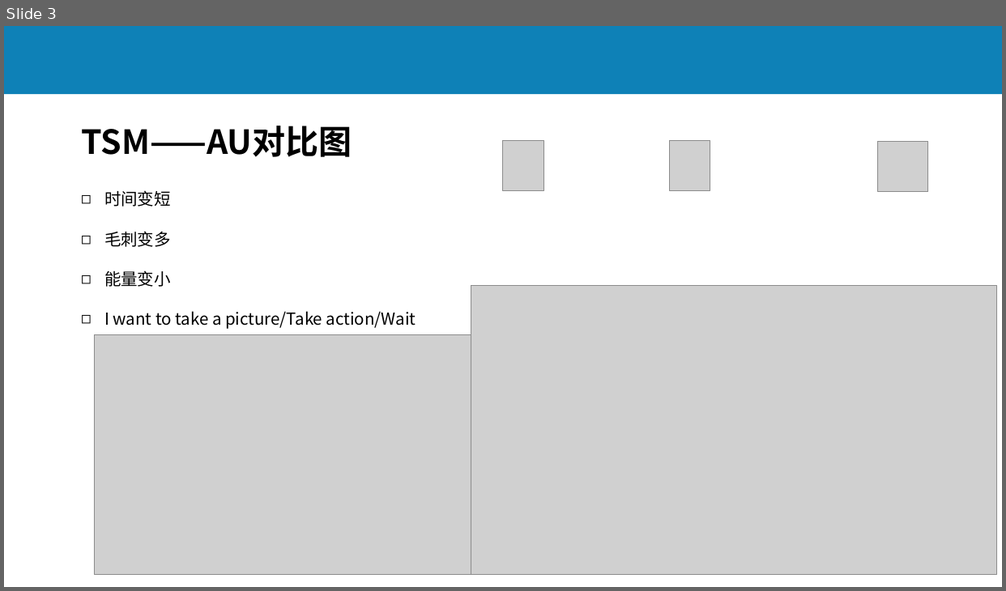
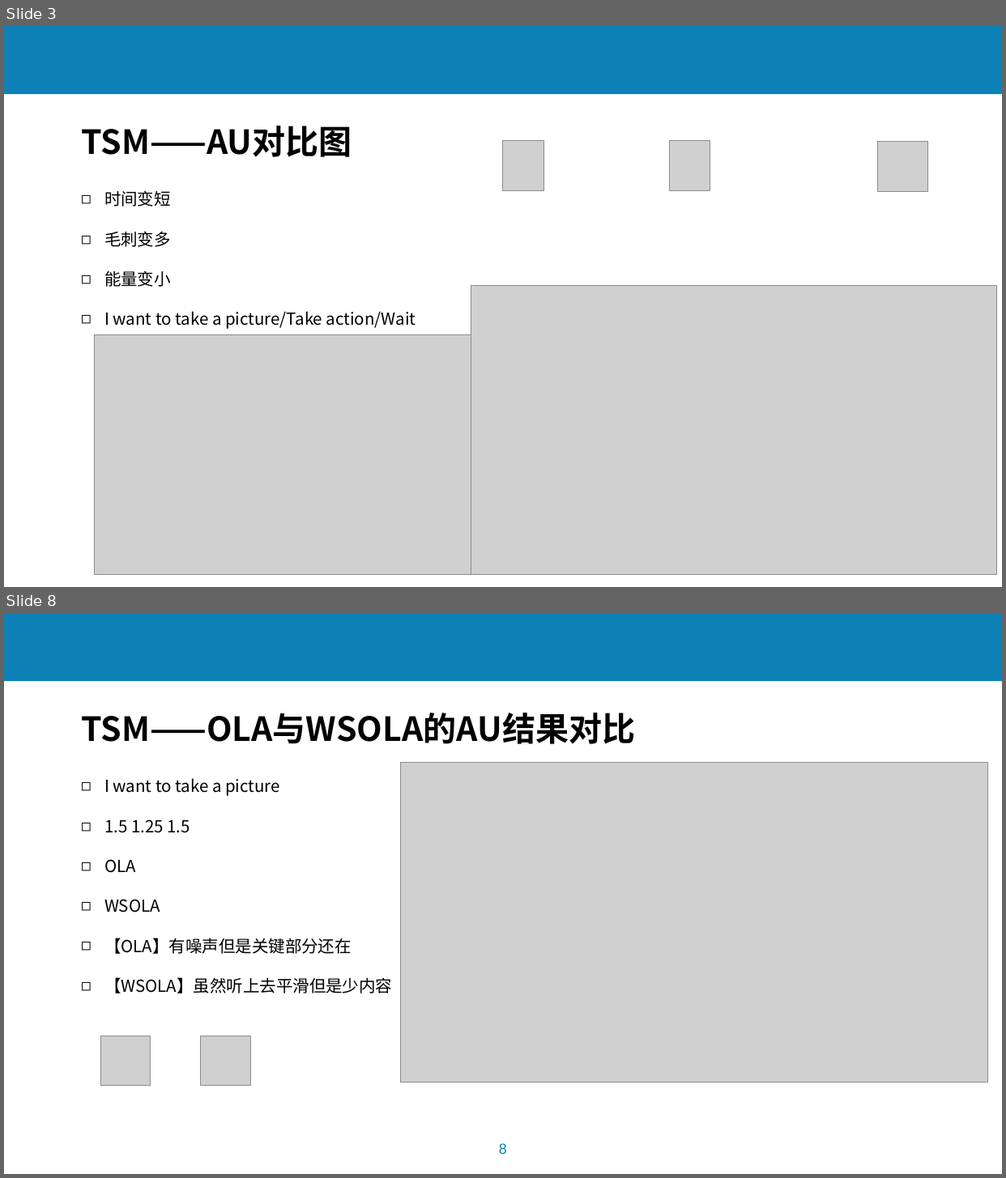
Before and after one commit to lchmoxing/audio_tsm_test, a slide deck: documents/基于音频预处理过程的语音识别系统攻击5.6_brief.pptx. Shown one above the other, each under a label of ours: slide 3 before the commit, slides 3 and 8 after it; the slides between them are not shown. The pictures are 1006x591 and 1006x1178 pixels, drawn with LibreOffice and Linux fonts; fonts in the diff are those of the drawing; grey boxes stand for pictures; background and template pictures are left out. Boxes give left, top, right and bottom in pixels: in the first picture for what was removed or moved away, otherwise in the second. Text is boxed around its words. In the diff, an @@ line names an element or a change of style, - is before the commit and + after.

```diff
--- a/documents/基于音频预处理过程的语音识别系统攻击5.6_brief.pptx
+++ b/documents/基于音频预处理过程的语音识别系统攻击5.6_brief.pptx
@@ slide 8 added at [4, 613, 1002, 1174], background #FFFFFF; not listed: 2 template elements that a slide beside it also shows @@
@@ text added at [81, 713, 635, 744], 32 pt, text #000000, bold @@
+TSM——OLA与WSOLA的AU结果对比
@@ text added at [104, 778, 392, 994], 16 pt, text #000000 @@
+◻ I want to take a picture
+◻ 1.5 1.25 1.5
+◻ OLA
+◻ WSOLA
+◻ 【OLA】有噪声但是关键部分还在
+◻ 【WSOLA】虽然听上去平滑但是少内容
@@ picture added at [400, 762, 987, 1082] @@
@@ picture added at [100, 1036, 151, 1086] @@
@@ picture added at [200, 1036, 250, 1086] @@
```
Also in this commit, not shown: 7 other slides added, 25 other files.
